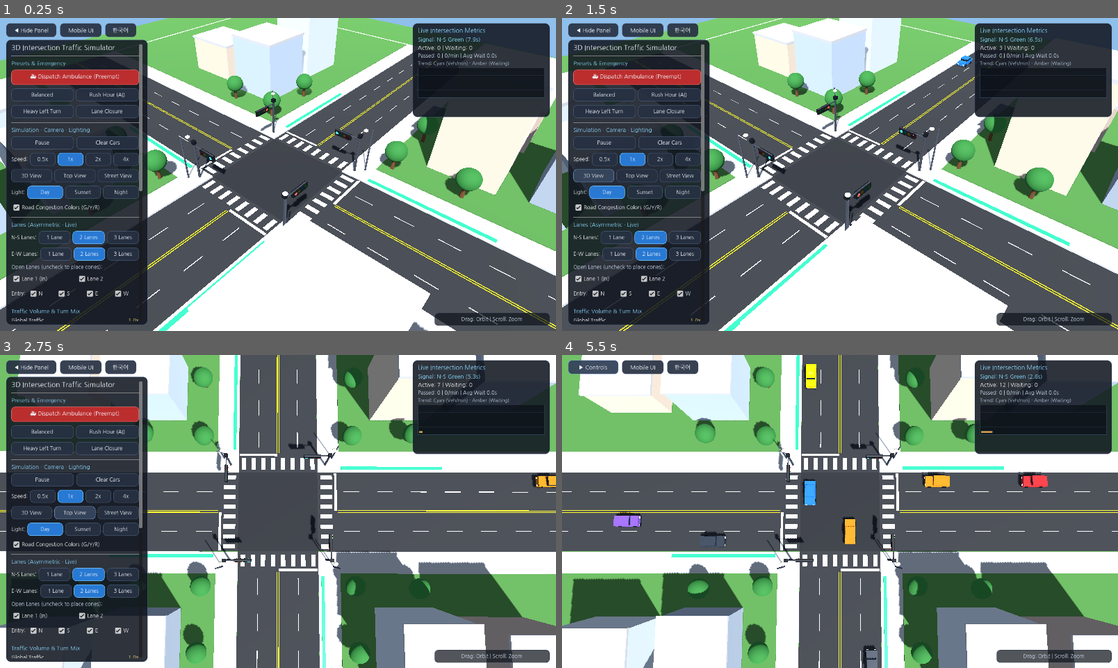
Above: before the commit, frames 1-4 (two rows, left to right).
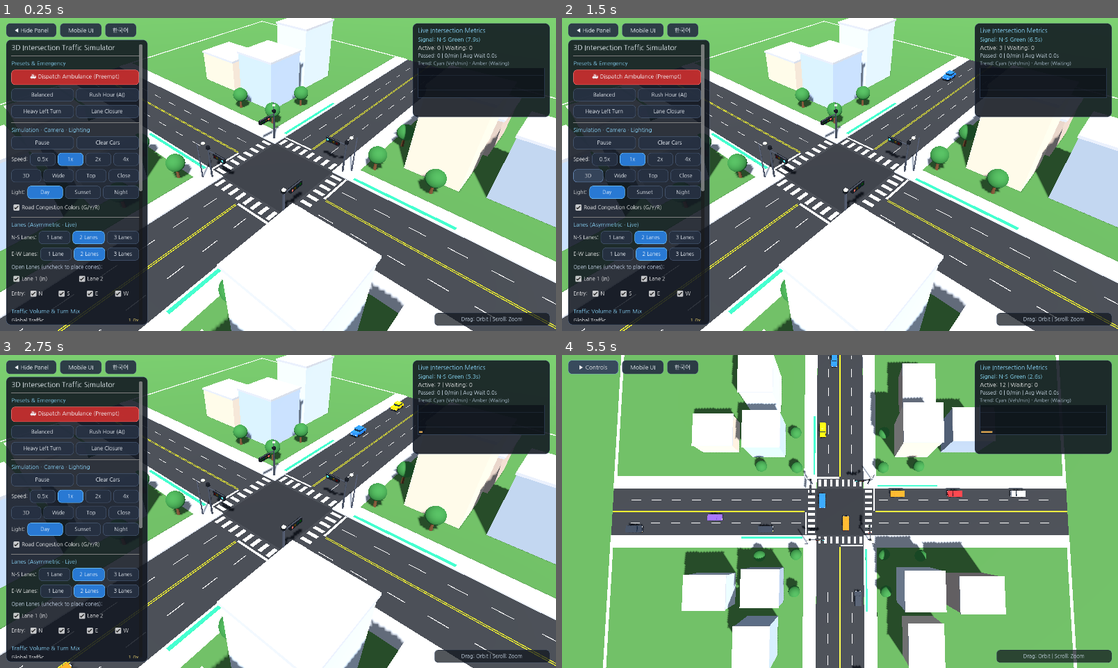
Above: after the commit, the same moments.

Repository: knoxxr/intersection-simulator-3d
Game: Godot game, scene res://scenes/Intersection.tscn
Two runs of this game, one before a commit and one after it. Both use one fixed random seed, a clock stepped at 60 frames per second and the inputs below.
Inputs (mouse positions are in pixels of both pictures, inside the frame that each line leads up to):
- Up to frame 1 (0.25 s): no input
- Up to frame 2 (1.5 s): click (595, 174) at 0.5 s, where only the run before the commit has a clickable "3D View"; click (589, 174) at 1.25 s, where only the run after the commit has a clickable "3D"
- Up to frame 3 (2.75 s): click (72, 511) at 2 s, where only the run before the commit has a clickable "Top View"
- Up to frame 4 (5.5 s): click (623, 511) at 2.75 s, where only the run after the commit has a clickable "Wide"; click (678, 511) at 3.5 s, where only the run before the commit has a clickable "Street View"; click (650, 511) at 4.25 s, where only the run after the commit has a clickable "Top"; click "◀ Hide Panel" at 5 s

The runs differ from the first frame. In frame 1, 23% of the frame differs, in the area x 0-100%, y 0-100%; in frame 2, 25%; in frame 3, 53%; in frame 4, 68%.

Commit message:
Expand camera zoom-out range (260m), add Wide view preset, and expand ground/shadows (sim_v5)

Diff:
--- a/scripts/Lang.gd
+++ b/scripts/Lang.gd
@@ -46,9 +46,10 @@
 		"resume": "Resume",
 		"reset_cars": "Clear Cars",
 		"speed_lbl": "Speed:",
-		"cam_3d": "3D View",
-		"cam_top": "Top View",
-		"cam_low": "Street View",
+		"cam_3d": "3D",
+		"cam_wide": "Wide",
+		"cam_top": "Top",
+		"cam_low": "Close",
 		"time_lbl": "Light:",
 		"time_day": "Day",
 		"time_sunset": "Sunset",
@@ -168,9 +169,10 @@
 		"resume": "재개",
 		"reset_cars": "차량 초기화",
 		"speed_lbl": "배속:",
-		"cam_3d": "3D 시점",
+		"cam_3d": "3D",
+		"cam_wide": "멀리",
 		"cam_top": "탑뷰",
-		"cam_low": "근접 시점",
+		"cam_low": "근접",
 		"time_lbl": "시간대:",
 		"time_day": "낮",
 		"time_sunset": "노을",
--- a/scripts/OrbitCamera.gd
+++ b/scripts/OrbitCamera.gd
@@ -1,16 +1,19 @@
 extends Node3D
 class_name OrbitCamera
+
+const MIN_DIST: float = 18.0
+const MAX_DIST: float = 260.0
 
 var camera: Camera3D
 
 var yaw: float = 0.72          # Radians around Y
 var pitch: float = -0.68       # Radians down from horizon
-var distance: float = 54.0
+var distance: float = 64.0
 var target: Vector3 = Vector3.ZERO
 
 var target_yaw: float = 0.72
 var target_pitch: float = -0.68
-var target_distance: float = 54.0
+var target_distance: float = 64.0
 
 var dragging: bool = false
 var is_portrait: bool = false
@@ -20,8 +23,8 @@
 	camera = Camera3D.new()
 	camera.name = "MainCamera"
 	camera.fov = 48.0
-	camera.near = 1.5
-	camera.far = 220.0
+	camera.near = 2.0
+	camera.far = 520.0
 	add_child(camera)
 	camera.current = true
 	_update_camera_transform()
@@ -32,11 +35,10 @@
 	is_portrait = portrait
 	if camera:
 		camera.fov = 56.0 if portrait else 48.0
-	# Pull back smoothly in portrait so the 4-way intersection stays nicely framed
-	if portrait and target_distance < 62.0:
-		target_distance = 68.0
-	elif not portrait and target_distance > 64.0:
-		target_distance = 52.0
+	if portrait and target_distance < 78.0:
+		target_distance = 86.0
+	elif not portrait and target_distance > 80.0 and target_distance < 95.0:
+		target_distance = 64.0
 
 func _unhandled_input(event: InputEvent) -> void:
 	# Multi-touch support for mobile (1-finger orbit, 2-finger pinch zoom)
@@ -55,7 +57,7 @@
 
 		if _touches.size() == 1:
 			target_yaw -= sd.relative.x * 0.008
-			target_pitch = clamp(target_pitch - sd.relative.y * 0.008, -1.48, -0.18)
+			target_pitch = clamp(target_pitch - sd.relative.y * 0.008, -1.50, -0.15)
 		elif _touches.size() == 2:
 			var keys := _touches.keys()
 			var other_idx: int = keys[0] if keys[1] == sd.index else keys[1]
@@ -63,13 +65,14 @@
 			var prev_dist := prev_pos.distance_to(other_pos)
 			var curr_dist := sd.position.distance_to(other_pos)
 			var delta_dist := curr_dist - prev_dist
-			target_distance = clamp(target_distance - delta_dist * 0.12, 18.0, 120.0)
+			var sens := 0.14 + target_distance * 0.0025
+			target_distance = clamp(target_distance - delta_dist * sens, MIN_DIST, MAX_DIST)
 		return
 
 	if event is InputEventMagnifyGesture:
 		var mg := event as InputEventMagnifyGesture
 		if mg.factor > 0.01:
-			target_distance = clamp(target_distance / mg.factor, 18.0, 120.0)
+			target_distance = clamp(target_distance / mg.factor, MIN_DIST, MAX_DIST)
 		return
 
 	# Desktop mouse controls (ignore touch-emulated mouse events to avoid double-orbiting)
@@ -88,7 +91,7 @@
 		if mm.device == InputEvent.DEVICE_ID_EMULATION:
 			return
 		target_yaw -= mm.relative.x * 0.007
-		target_pitch = clamp(target_pitch - mm.relative.y * 0.007, -1.48, -0.18)
+		target_pitch = clamp(target_pitch - mm.relative.y * 0.007, -1.50, -0.15)
 
 func _process(delta: float) -> void:
 	var k: float = min(1.0, delta * 9.0)
@@ -108,22 +111,29 @@
 	camera.look_at(target, Vector3.UP)
 
 func zoom_in() -> void:
-	target_distance = clamp(target_distance - 6.0, 18.0, 120.0)
+	var step := maxf(6.0, target_distance * 0.14)
+	target_distance = clamp(target_distance - step, MIN_DIST, MAX_DIST)
 
 func zoom_out() -> void:
-	target_distance = clamp(target_distance + 6.0, 18.0, 120.0)
+	var step := maxf(6.0, target_distance * 0.16)
+	target_distance = clamp(target_distance + step, MIN_DIST, MAX_DIST)
 
 func set_preset_iso() -> void:
 	target_yaw = 0.72
 	target_pitch = -0.68
-	target_distance = 68.0 if is_portrait else 52.0
+	target_distance = 86.0 if is_portrait else 64.0
+
+func set_preset_wide() -> void:
+	target_yaw = 0.72
+	target_pitch = -0.82
+	target_distance = 175.0 if is_portrait else 140.0
 
 func set_preset_top() -> void:
 	target_yaw = 0.0
-	target_pitch = -1.46
-	target_distance = 82.0 if is_portrait else 62.0
+	target_pitch = -1.48
+	target_distance = 140.0 if is_portrait else 105.0
 
 func set_preset_street() -> void:
 	target_yaw = 0.55
 	target_pitch = -0.26
-	target_distance = 34.0 if is_portrait else 28.0
+	target_distance = 36.0 if is_portrait else 28.0
--- a/scripts/RoadBuilder.gd
+++ b/scripts/RoadBuilder.gd
@@ -96,7 +96,7 @@
 	sun_light.directional_shadow_mode = DirectionalLight3D.SHADOW_ORTHOGONAL
 	sun_light.shadow_bias = 0.12
 	sun_light.shadow_normal_bias = 1.8
-	sun_light.directional_shadow_max_distance = 90.0
+	sun_light.directional_shadow_max_distance = 180.0
 	add_child(sun_light)
 
 	world_env_node = WorldEnvironment.new()
@@ -178,8 +178,8 @@
 	var ew_arm_len: float = ROAD_HALF_LEN - ns_half
 	var ew_arm_center: float = ns_half + ew_arm_len * 0.5
 
-	# 1. Ground base plane cleanly 0.25m below road surface (zero Z-fighting)
-	_add_box(Vector3(170, 0.4, 170), Vector3(0, -0.45, 0), grass_mat, false)
+	# 1. Ground base plane cleanly 0.25m below road surface (large enough for wide/far camera zoom)
+	_add_box(Vector3(360, 0.4, 360), Vector3(0, -0.45, 0), grass_mat, false)
 
 	# 2. Non-overlapping Road Geometry (all tops cleanly at y = 0.0)
 	_add_box(Vector3(ns_width, 0.20, ew_width), Vector3(0, -0.10, 0), intersection_mat, false)
--- a/scripts/UIController.gd
+++ b/scripts/UIController.gd
@@ -457,11 +457,12 @@
 		floating_controls.visible = not _drawer_open
 
 func _on_cycle_camera() -> void:
-	_camera_preset_idx = (_camera_preset_idx + 1) % 3
+	_camera_preset_idx = (_camera_preset_idx + 1) % 4
 	match _camera_preset_idx:
 		0: sim.orbit_camera.set_preset_iso()
-		1: sim.orbit_camera.set_preset_top()
-		2: sim.orbit_camera.set_preset_street()
+		1: sim.orbit_camera.set_preset_wide()
+		2: sim.orbit_camera.set_preset_top()
+		3: sim.orbit_camera.set_preset_street()
 
 # ==============================================================================
 # DESKTOP / WIDE LANDSCAPE UI
@@ -733,6 +734,13 @@
 	_style_button(cam_iso, false, btn_h, fsz)
 	cam_iso.pressed.connect(func(): sim.orbit_camera.set_preset_iso())
 	cam_row.add_child(cam_iso)
+
+	var cam_wide := Button.new()
+	cam_wide.text = Lang.t("cam_wide")
+	cam_wide.size_flags_horizontal = Control.SIZE_EXPAND_FILL
+	_style_button(cam_wide, false, btn_h, fsz)
+	cam_wide.pressed.connect(func(): sim.orbit_camera.set_preset_wide())
+	cam_row.add_child(cam_wide)
 
 	var cam_top := Button.new()
 	cam_top.text = Lang.t("cam_top")
Renamed: web_build/sim_v4.png -> web_build/sim_v5.png
Not shown, removed: web_build/sim_v4.pck
Not shown, added: web_build/sim_v5.audio.worklet.js
Not shown, added: web_build/sim_v5.js
Not shown, added: web_build/sim_v5.pck
Not shown, added: web_build/sim_v5.wasm
